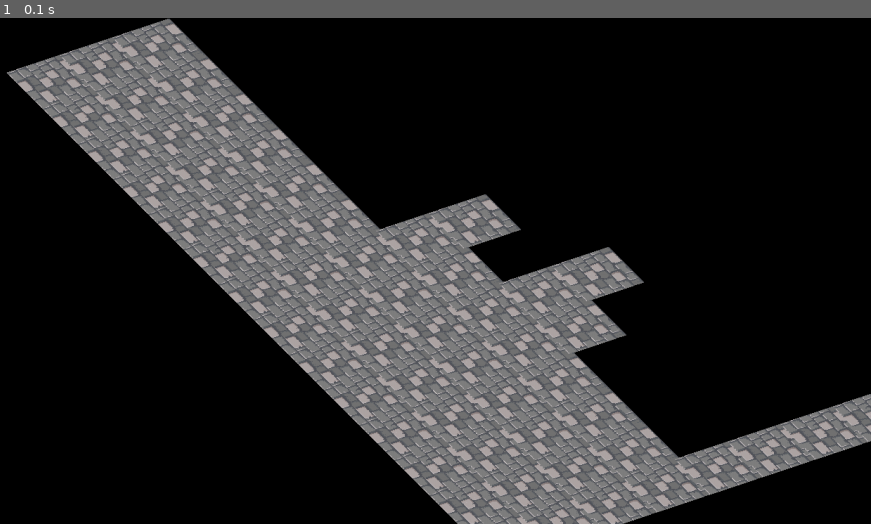
Above: before the commit, frame 1.
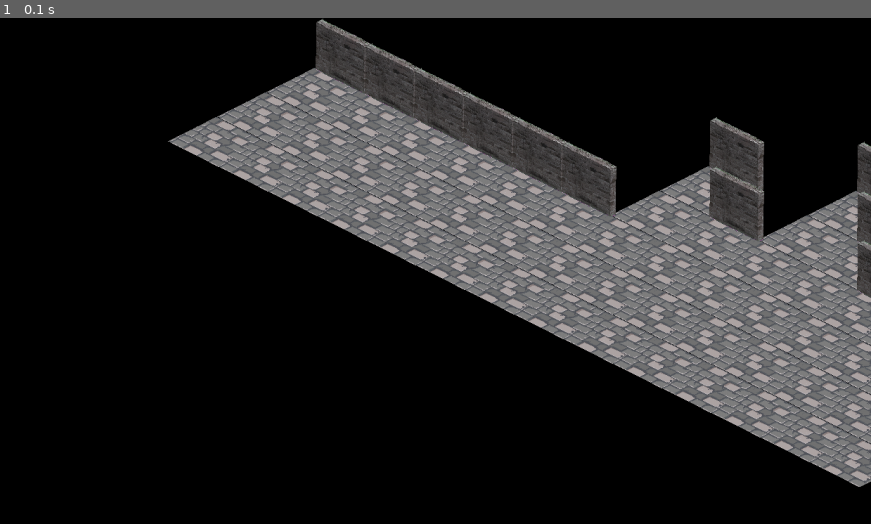
Above: after the commit, the same moment.

Repository: Tempays/pygame_project
Game: pygame game, started from main.py
Two runs of this game, one before a commit and one after it. Both use one fixed random seed, a clock stepped at 60 frames per second and the inputs below.
Inputs:
- Up to frame 1 (0.1 s): no input

The runs differ from the first frame. In frame 1, 53% of the frame differs, in the area x 0-100%, y 0-100%.

Commit message:
Добавлена отрисвока правой стены

Diff:
--- a/data/map.txt
+++ b/data/map.txt
@@ -1,15 +1,18 @@
 777
-...
-...
-...
-...
-...
-...
-.....
-     ....
-......
-.....
-....
+777
+777
+777
+...R
+...R
+...R
+...R
+...R
+...R
+.....R
+....R
+......R
+.....R
+....R
 ....
 ....
 .........
--- a/main.py
+++ b/main.py
@@ -12,7 +12,9 @@
 
 tiles_group = pygame.sprite.Group()
 all_sprites = pygame.sprite.Group()
-tile_width = tile_height = 50
+right_walls = pygame.sprite.Group()
+tile_width = 70
+wall_hight = 50
 
 
 class RhombusSprite(pygame.sprite.Sprite):
@@ -21,12 +23,23 @@
         self.x = x * length
         self.y = y * length
         self.diagonal = (2 * length ** 2) ** 0.5
-        self.image = (load_image('stone_tile.png')).convert_alpha()
-        self.image = pygame.transform.rotate(self.image, 120)
-        self.image = pygame.transform.scale(self.image, (132, 78))
+        self.image = load_image('stone_tile.png')
+        self.image = pygame.transform.rotate(self.image, 135)
+        self.image = pygame.transform.scale(self.image, (tile_width * 2.04, tile_width * 1.04))
         self.rect = self.image.get_rect()
         self.rect.x = self.x
         self.rect.y = self.y
+
+
+class RightWallSprite(pygame.sprite.Sprite):
+    def __init__(self, x, y, length):
+        super().__init__(tiles_group, all_sprites, right_walls)
+        self.image = load_image('right_wall.png')
+        self.image = pygame.transform.scale(self.image, (tile_width * 1.1, tile_width * 1.5))
+        self.image = pygame.transform.rotate(self.image, -1)
+        self.rect = self.image.get_rect()
+        self.rect.x = x * length
+        self.rect.y = y * length
 
 
 def load_image(name, colorkey=None):
@@ -34,9 +47,15 @@
     if not os.path.isfile(fullname):
         print(f"Файл с изображением '{fullname}' не найден")
         sys.exit()
-    if colorkey is None:
-        return pygame.image.load(fullname)
-    return pygame.image.load(fullname, colorkey)
+    image = pygame.image.load(fullname)
+    if colorkey is not None:
+        image = image.convert()
+        if colorkey == -1:
+            colorkey = image.get_at((0, 0))
+        image.set_colorkey(colorkey)
+    else:
+        image = image.convert_alpha()
+    return image
 
 
 def load_level(filename):
@@ -53,7 +72,9 @@
     for y in range(len(level)):
         for x in range(len(level[y])):
             if level[y][x] == '.':
-                RhombusSprite(1.5 * x + y, y - 0.5 * x, tile_width)
+                RhombusSprite(x + y, 0.5 * y - 0.5 * x, tile_width)
+            elif level[y][x] == 'R':
+                RightWallSprite(x + y, 0.5 * y - 0.5 * x - 0.007 * tile_width, tile_width)
     return x, y, level
 
 
@@ -80,6 +101,7 @@
 
         screen.fill('black')
         all_sprites.draw(screen)
+        right_walls.draw(screen)
         pygame.display.flip()
 
 
Binary file added: data/right_wall.png
